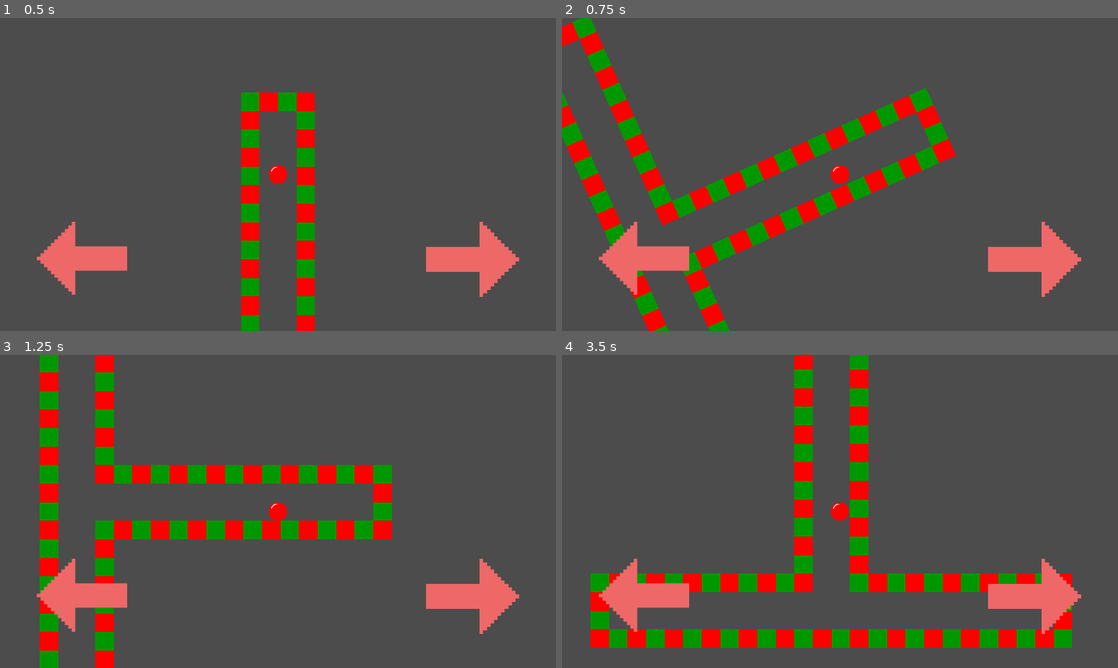
Above: before the commit, frames 1-4 (two rows, left to right).
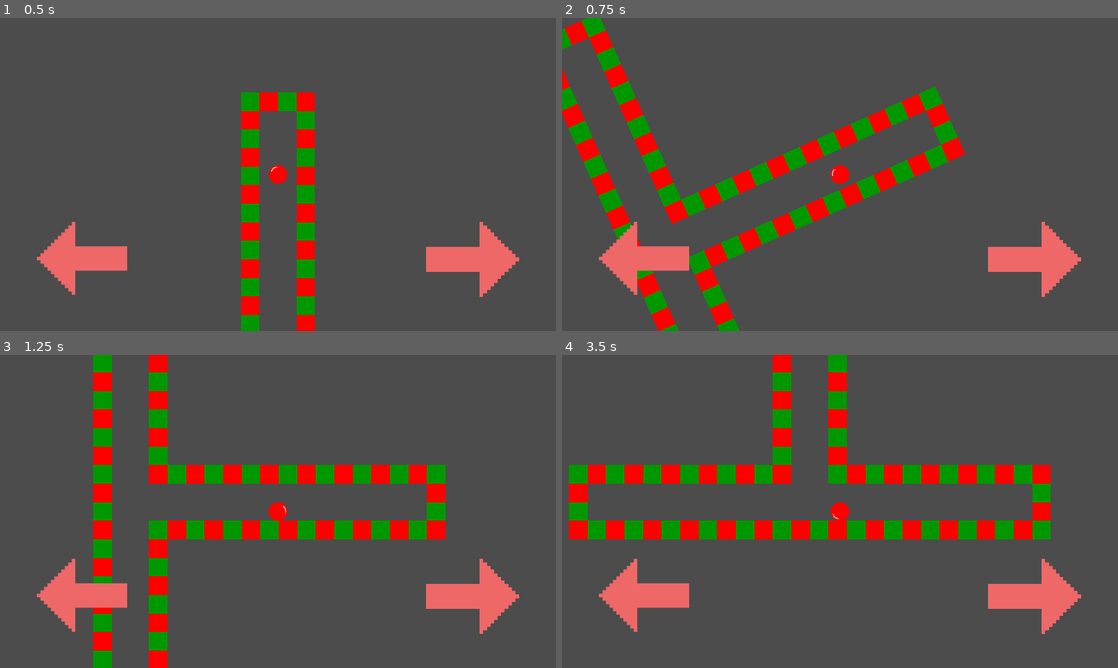
Above: after the commit, the same moments.

Repository: Zizico2/a-maze-
Game: Godot game, scene res://Scenes/world.tscn
Same seed, same stepped clock (60 frames per second), same inputs: the game is played once before the commit and once after it.
Inputs (mouse positions are in pixels of both pictures, inside the frame that each line leads up to):
- Up to frame 1 (0.5 s): no input
- Up to frame 2 (0.75 s): click (1034, 259) at 0.5 s
- Up to frame 3 (1.25 s): no input
- Up to frame 4 (3.5 s): click (645, 596) at 1.25 s; click (1034, 596) at 2 s; click (645, 596) at 2.75 s

Frame 1 is identical in both runs. In frame 2, 10% of the frame differs, in the area x 0-73%, y 0-100%; in frame 3, 17%; in frame 4, 27%, in the area x 1-92%, y 0-94%.

Commit message:
Second Working Prototype
Bounces working properly.
Ball Rotation prototype.

Diff:
--- a/Scenes/world.tscn
+++ b/Scenes/world.tscn
@@ -26,7 +26,6 @@
 
 [node name="Map_Body" type="KinematicBody2D" parent="Map_Pivot_Point" index="0"]
 
-editor/display_folded = true
 input_pickable = false
 collision_layer = 1
 collision_mask = 1
@@ -61,7 +60,6 @@
 
 [node name="Ball" type="StaticBody2D" parent="." index="1"]
 
-editor/display_folded = true
 input_pickable = false
 collision_layer = 1
 collision_mask = 1
--- a/Scripts/Map_Body.gd
+++ b/Scripts/Map_Body.gd
@@ -6,6 +6,7 @@
 const gravity = 10;
 var gravity_multiplier = 1;
 var motion = Vector2(0,0);
+var rotation_force = 0;
 
 func _ready():
 	# Called when the node is added to the scene for the first time.
@@ -13,10 +14,27 @@
 	pass
 
 func _physics_process(delta):
-	motion.y -= gravity * gravity_multiplier;
+	get_node("/root/world/Ball/Ball_Sprite").rotate(rotation_force);
 	if test_move(global_transform, delta*motion):
-		motion.y = motion.y * (-0.1);
-	motion = move_and_slide(motion, Vector2(0,1));
+		var y = motion.y * (-0.1) + gravity * gravity_multiplier;
+		print("this");
+		motion = move_and_slide(motion, Vector2(0,-1));
+		motion.y = y;
+
+	else:
+		motion.y -= gravity * gravity_multiplier;
+		motion = move_and_slide(motion, Vector2(0,-1));
+
+	print(motion);
+	if is_on_ceiling() or is_on_wall():
+		motion -= motion*0.06;
+		print(motion.length());
+
+		if motion.x > 0:
+			rotation_force = -motion.length()*0.0008;
+		elif motion.x < 0:
+			rotation_force = motion.length()*0.0008;
+
 #	# Called every frame. Delta is time since last frame.
 #	# Update game logic here.
 #	pass
